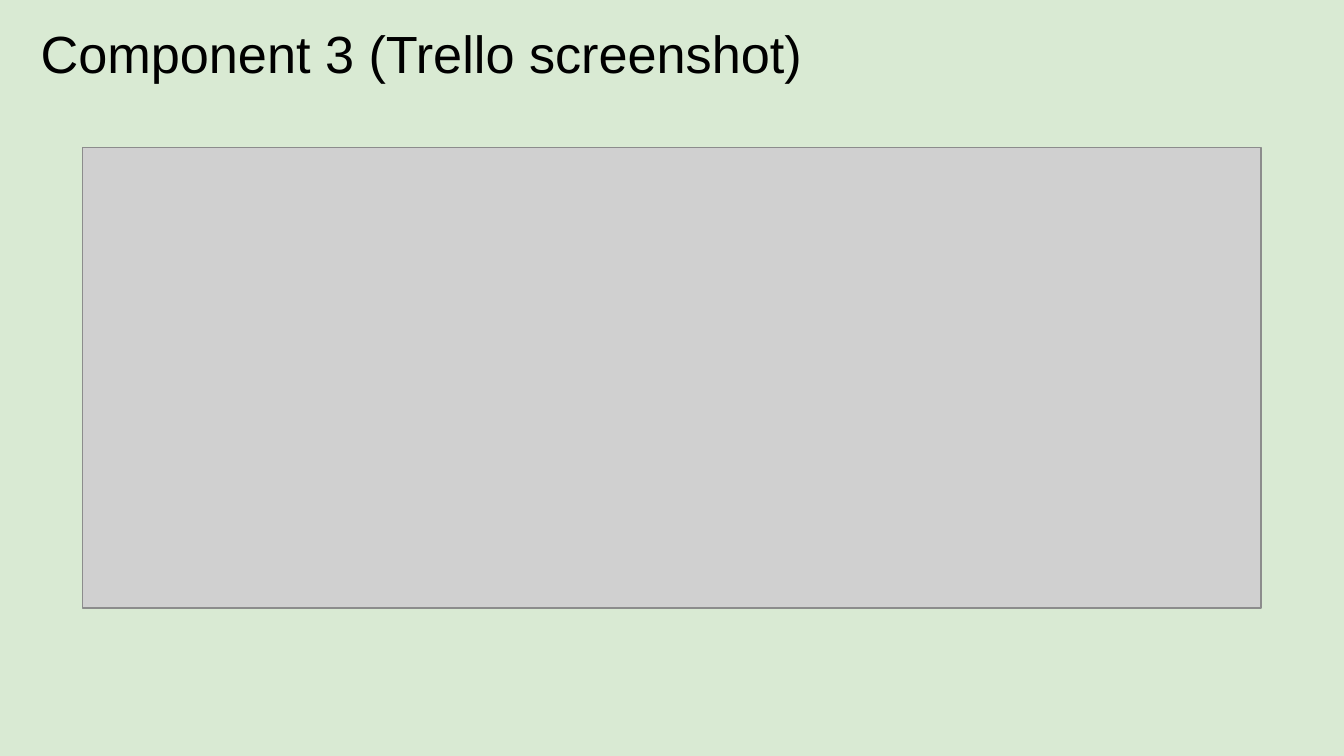
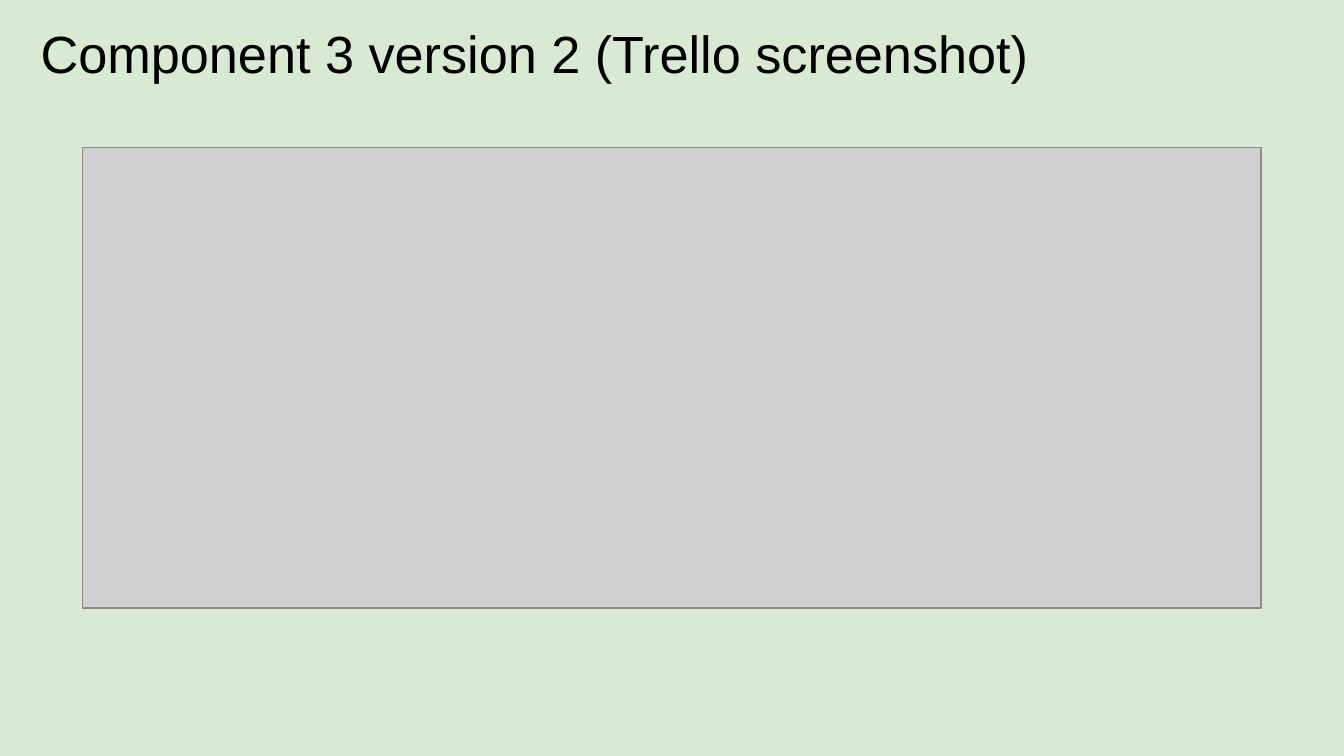
Before and after one commit to randombrunch/Pizza_Bot, a slide deck: slide 15 of 022_91893+_+91897+Documentation.pptx. Drawn at 1344x756 pixels with LibreOffice and Linux fonts; fonts in the diff are those of the drawing; grey boxes stand for pictures. Boxes give left, top, right and bottom in pixels: in the first picture for what was removed or moved away, otherwise in the second. Text is boxed around its words. In the diff, an @@ line names an element or a change of style, - is before the commit and + after.

```diff
--- a/022_91893+_+91897+Documentation.pptx
+++ b/022_91893+_+91897+Documentation.pptx
@@ title at bbox=[41, 35, 1028, 84]: text changed @@
-Component 3 (Trello screenshot)
+Component 3 version 2 (Trello screenshot)
```
Also in this commit, not shown: 2 slides added, 1 other file.
